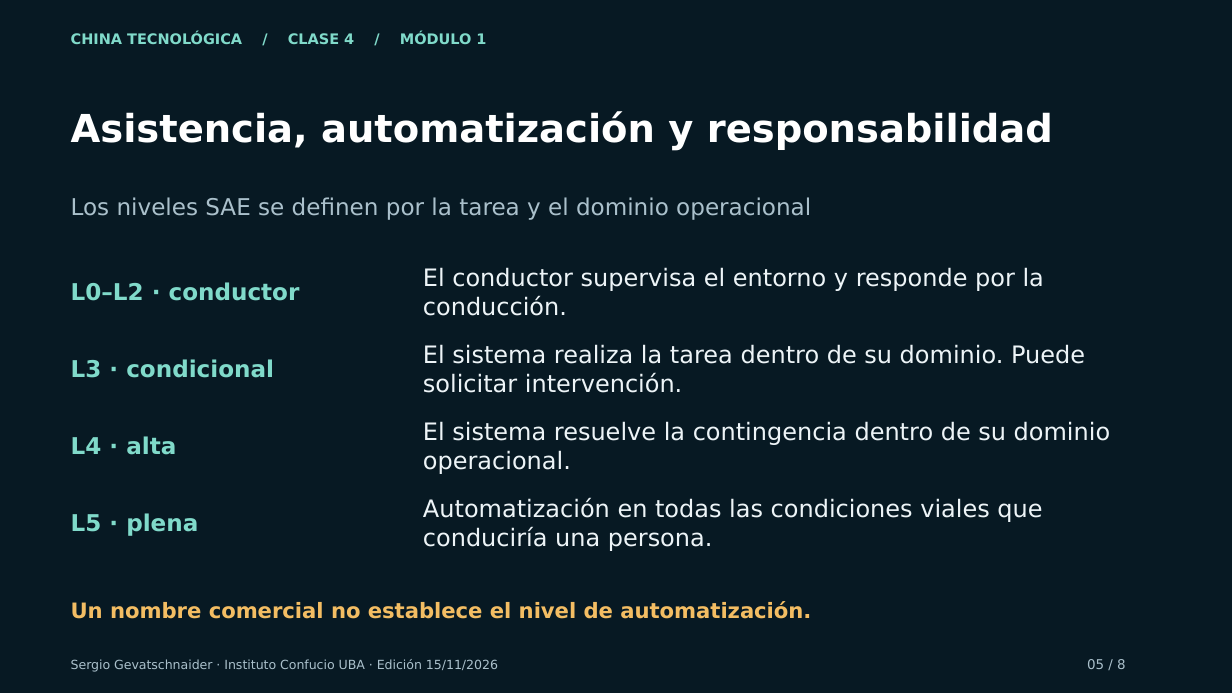
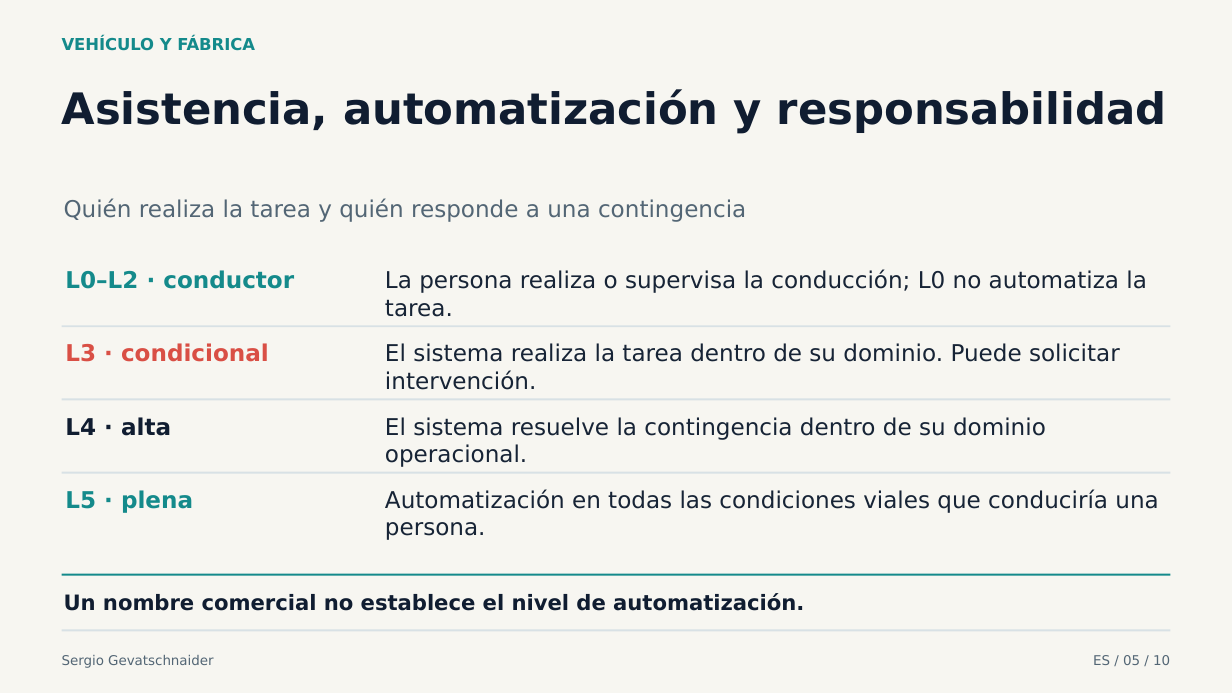
Before and after one commit to sgevatschnaider/Inteligencia-Artificial-y-Rob-tica-en-China, a slide deck: slide 5 of materiales/clase-4/ppt-1/presentacion.pptx. Drawn at 1232x693 pixels with LibreOffice and Linux fonts; fonts in the diff are those of the drawing. Boxes give left, top, right and bottom in pixels: in the first picture for what was removed or moved away, otherwise in the second. Text is boxed around its words. In the diff, an @@ line names an element or a change of style, - is before the commit and + after.

```diff
--- a/materiales/clase-4/ppt-1/presentacion.pptx
+++ b/materiales/clase-4/ppt-1/presentacion.pptx
@@ background #071923 to #F7F6F1 @@
@@ text added at (x1=62, y1=36, x2=255, y2=51), 12.8 pt, text #148A8B, bold @@
+VEHÍCULO Y FÁBRICA
@@ text removed at (x1=71, y1=32, x2=486, y2=44) @@
-CHINA TECNOLÓGICA / CLASE 4 / MÓDULO 1
@@ text "Asistencia, automatización y responsabilidad" at (x1=62, y1=89, x2=1166, y2=133): size 30 to 33.8 pt, text colour #FFFFFF to #101D31; vertical alignment middle to top @@
@@ text at (x1=64, y1=198, x2=746, y2=222): text changed; text colour #AAC0CB to #536675 @@
-Los niveles SAE se definen por la tarea y el dominio operacional
+Quién realiza la tarea y quién responde a una contingencia
@@ text "Quién realiza la tarea y ..." at (x1=64, y1=198, x2=746, y2=222): vertical alignment middle to top @@
@@ text "L0–L2 · conductor" at (x1=65, y1=270, x2=294, y2=289): text colour #80DACA to #148A8B; vertical alignment middle to top @@
@@ text "L0–L2 · conductor" moved from (x1=71, y1=282, x2=300, y2=301) to (x1=65, y1=270, x2=294, y2=289) @@
@@ text "La persona realiza o supervisa ..." at (x1=385, y1=269, x2=1147, y2=317): vertical alignment middle to top @@
@@ text at (x1=385, y1=269, x2=1147, y2=317): text changed; size 18.8 to 18 pt; text colour #EDF4F7 to #172436 @@
-El conductor supervisa el entorno y responde por la conducción.
+La persona realiza o supervisa la conducción; L0 no automatiza la tarea.
@@ rectangle added at (x1=62, y1=325, x2=1171, y2=327), fill #D8E1E5 @@
@@ text "L3 · condicional" at (x1=65, y1=343, x2=269, y2=362): text colour #80DACA to #D94F45; vertical alignment middle to top @@
@@ text "El sistema realiza la tarea ..." moved from (x1=423, y1=344, x2=1085, y2=393) to (x1=385, y1=343, x2=1120, y2=390) @@
@@ rectangle added at (x1=62, y1=398, x2=1171, y2=400), fill #D8E1E5 @@
@@ text "L4 · alta" at (x1=65, y1=417, x2=171, y2=436): text colour #80DACA to #101D31; vertical alignment middle to top @@
@@ text "El sistema resuelve la contingencia ..." moved from (x1=423, y1=421, x2=1110, y2=474) to (x1=385, y1=417, x2=1046, y2=467) @@
@@ rectangle added at (x1=62, y1=471, x2=1171, y2=473), fill #D8E1E5 @@
@@ text "L5 · plena" at (x1=65, y1=490, x2=193, y2=513): text colour #80DACA to #148A8B; vertical alignment middle to top @@
@@ size 18.8 to 18 pt, text colour #EDF4F7 to #172436; vertical alignment middle to top in 3 elements at (x1=385, y1=417, x2=1046, y2=467), (x1=385, y1=343, x2=1120, y2=390), (x1=385, y1=489, x2=1158, y2=540) @@
@@ text "Automatización en todas las condiciones ..." moved from (x1=423, y1=498, x2=1042, y2=551) to (x1=385, y1=489, x2=1158, y2=540) @@
@@ rectangle added at (x1=62, y1=574, x2=1171, y2=576), fill #148A8B @@
@@ text "Un nombre comercial no establece ..." moved from (x1=71, y1=601, x2=811, y2=619) to (x1=64, y1=593, x2=804, y2=611) @@
@@ text "Un nombre comercial no establece ..." at (x1=64, y1=593, x2=804, y2=611): text colour #F3BD63 to #101D31; vertical alignment middle to top @@
@@ rectangle added at (x1=62, y1=629, x2=1171, y2=631), fill #D8E1E5 @@
@@ text added at (x1=62, y1=655, x2=213, y2=668), 10.5 pt, text #536675 @@
+Sergio Gevatschnaider
@@ text removed at (x1=71, y1=659, x2=498, y2=672) @@
-Sergio Gevatschnaider · Instituto Confucio UBA · Edición 15/11/2026
@@ text removed at (x1=1087, y1=659, x2=1126, y2=669) @@
-05 / 8
@@ text added at (x1=1093, y1=655, x2=1170, y2=665), 10.5 pt, text #536675 @@
+ES / 05 / 10
```
Also in this commit, not shown: 5 other slides changed, 4 slides added, 2 slides removed, 46 other files.
